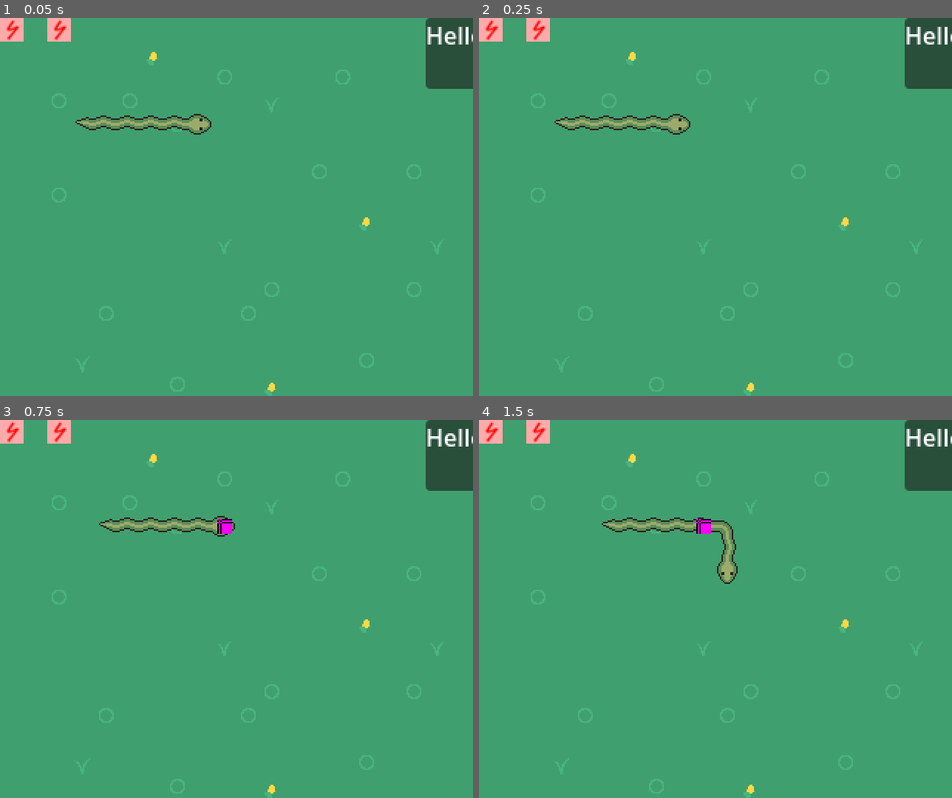
Above: before the commit, frames 1-4 (two rows, left to right).
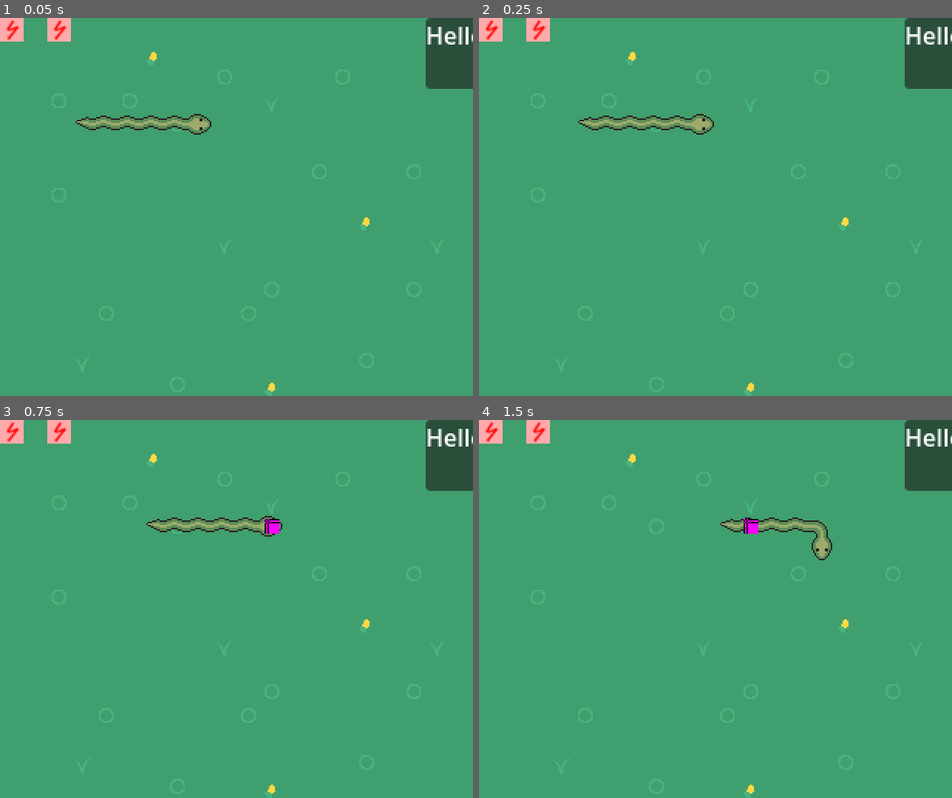
Above: after the commit, the same moments.

Repository: kalgynirae/ld59
Game: Godot game, scene res://scenes/game.tscn
Two runs of this game, one before a commit and one after it. Both use one fixed random seed, a clock stepped at 60 frames per second and the inputs below.
Inputs:
- Up to frame 1 (0.05 s): no input
- Up to frame 2 (0.25 s): no input
- Up to frame 3 (0.75 s): hold L (move_right) from 0.53 s (still down); tap D (die) at 0.6 s
- Up to frame 4 (1.5 s): tap E (extend) at 0.8, 1.35 s; release L (move_right) at 1.28 s; hold J (move_down) from 1.28 s (still down)

Frame 1 is identical in both runs. In frame 2, 0.5% of the frame differs, in the area x 15-50%, y 25-31%; in frame 3, 0.9%; in frame 4, 2.1%, in the area x 25-75%, y 25-44%.
Error after the commit: Attempt to call function 'head_direction' in base 'null instance' on a null instance. (res://scenes/game.gd:79)

Commit message:
Automatic movement

Diff:
--- a/scenes/game.gd
+++ b/scenes/game.gd
@@ -7,16 +7,39 @@
 const TILE_HEIGHT: int = 16
 
 var current_map: Maps = Maps.Start
+var current_mode: Mode = Mode.Init
+var current_direction: String = ""
+
+enum Mode {
+	Init,
+	Menu,
+	Running,
+	CameraMoving,
+}
+
+func set_mode(mode: Mode) -> bool:
+	var allowed = false
+	match [current_mode, mode]:
+		[Mode.Init, Mode.Running]:
+			allowed = true
+			$MoveTimer.start()
+		[Mode.Running, Mode.CameraMoving]:
+			allowed = true
+		[Mode.CameraMoving, Mode.Running]:
+			allowed = true
+	if allowed:
+		current_mode = mode
+	return allowed
 
 enum Maps {
 	Start,
 	Desert,
 	Rain,
 	Switch,
-	Box
+	Box,
 }
 
-func _process(delta: float) -> void:
+func update_camera() -> void:
 	var snake_pos: Vector2i = $Map/Snake.gridlocs[0]
 
 	if snake_pos.y >= -TILE_HEIGHT && snake_pos.y < 0:
@@ -32,12 +55,45 @@
 
 	match current_map:
 		Maps.Start:
-			$Camera.position = Vector2i(0, 0)
+			move_camera(Vector2(0, 0))
 		Maps.Desert:
-			$Camera.position = Vector2i(-VIEWPORT_WIDTH, 0)
+			move_camera(Vector2(-VIEWPORT_WIDTH, 0))
 		Maps.Rain:
-			$Camera.position = Vector2i(VIEWPORT_WIDTH, 0)
+			move_camera(Vector2(VIEWPORT_WIDTH, 0))
 		Maps.Switch:
-			$Camera.position = Vector2i(0, -VIEWPORT_HEIGHT)
+			move_camera(Vector2(0, -VIEWPORT_HEIGHT))
 		Maps.Box:
-			$Camera.position = Vector2i(0, VIEWPORT_HEIGHT)
+			move_camera(Vector2(0, VIEWPORT_HEIGHT))
+
+func _process(delta: float) -> void:
+	update_camera()
+	if Input.is_action_just_pressed("move_right"):
+		current_direction = "right"
+	if Input.is_action_just_pressed("move_left"):
+		current_direction = "left"
+	if Input.is_action_just_pressed("move_down"):
+		current_direction = "down"
+	if Input.is_action_just_pressed("move_up"):
+		current_direction = "up"
+	if Input.is_action_just_pressed("extend"):
+		$Map/Snake.extend($Snake.head_direction())
+	if Input.is_action_just_pressed("retract"):
+		$Map/Snake.retract()
+	if Input.is_action_just_pressed("die"):
+		$Map/Snake.die()
+
+func move_camera(position: Vector2) -> void:
+	if $Camera.position != position:
+		$Camera.position = position
+		set_mode(Mode.CameraMoving)
+
+func _ready() -> void:
+	$Map/Snake.init(Vector2i(8,4), "right", 6)
+	current_direction = "right"
+	set_mode(Mode.Running)
+
+func on_move_timer_timeout() -> void:
+	if current_mode == Mode.CameraMoving:
+		set_mode(Mode.Running)
+	elif current_direction != "":
+		$Map.move_snake(current_direction)
--- a/scenes/game.tscn
+++ b/scenes/game.tscn
@@ -24,3 +24,8 @@
 anchor_mode = 0
 position_smoothing_enabled = true
 position_smoothing_speed = 15.0
+
+[node name="MoveTimer" type="Timer" parent="." unique_id=2062584357]
+wait_time = 0.2
+
+[connection signal="timeout" from="MoveTimer" to="." method="on_move_timer_timeout"]
--- a/scenes/map.gd
+++ b/scenes/map.gd
@@ -14,18 +14,5 @@
 
 	return false
 
-func _process(delta: float) -> void:
-	if Input.is_action_just_pressed("move_right"):
-		$Snake.move("right")
-	if Input.is_action_just_pressed("move_left"):
-		$Snake.move("left")
-	if Input.is_action_just_pressed("move_down"):
-		$Snake.move("down")
-	if Input.is_action_just_pressed("move_up"):
-		$Snake.move("up")
-	if Input.is_action_just_pressed("extend"):
-		$Snake.extend($Snake.head_direction())
-	if Input.is_action_just_pressed("retract"):
-		$Snake.retract()
-	if Input.is_action_just_pressed("die"):
-		$Snake.die()
+func move_snake(direction: String) -> void:
+	$Snake.move(direction)
--- a/scenes/snake.gd
+++ b/scenes/snake.gd
@@ -1,4 +1,5 @@
 extends Node2D
+class_name Snake
 
 var gridlocs: Array[Vector2i] = []
 var parts: Array[SnakePart] = []
@@ -6,6 +7,13 @@
 var SnakePartScene = preload("res://scenes/snake_part.tscn")
 
 var Part = SnakePart.Part
+
+enum Shape {
+	NONE,
+	SQUARE,
+	WAVE,
+	CLOUD,
+}
 
 func head_direction() -> String:
 	return parts[0].direction
@@ -106,7 +114,10 @@
 func die() -> void:
 	parts[0].show_dead()
 
-func _ready() -> void:
-	start_at(Vector2i(8, 4), "right")
-	for i in 5:
+func init(startloc: Vector2i, direction: String, length: int = 6) -> void:
+	start_at(startloc, direction)
+	for i in length - 1:
 		add_part()
+
+func detect_shape() -> Shape:
+	return Shape.NONE
